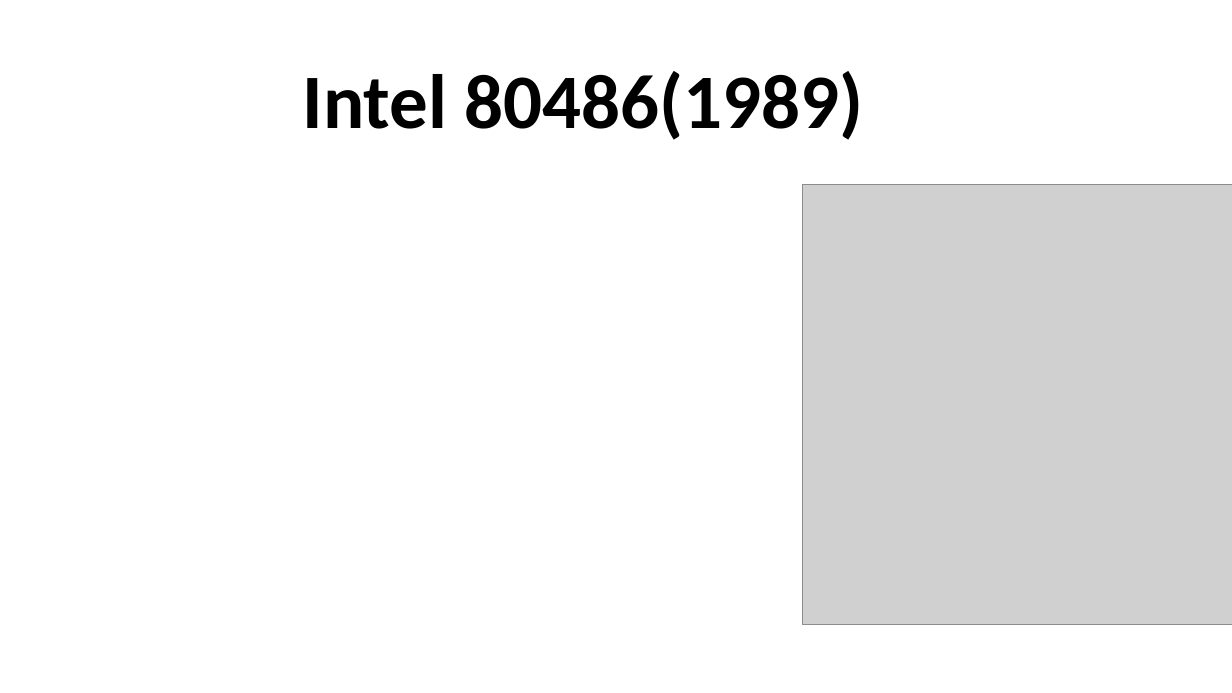
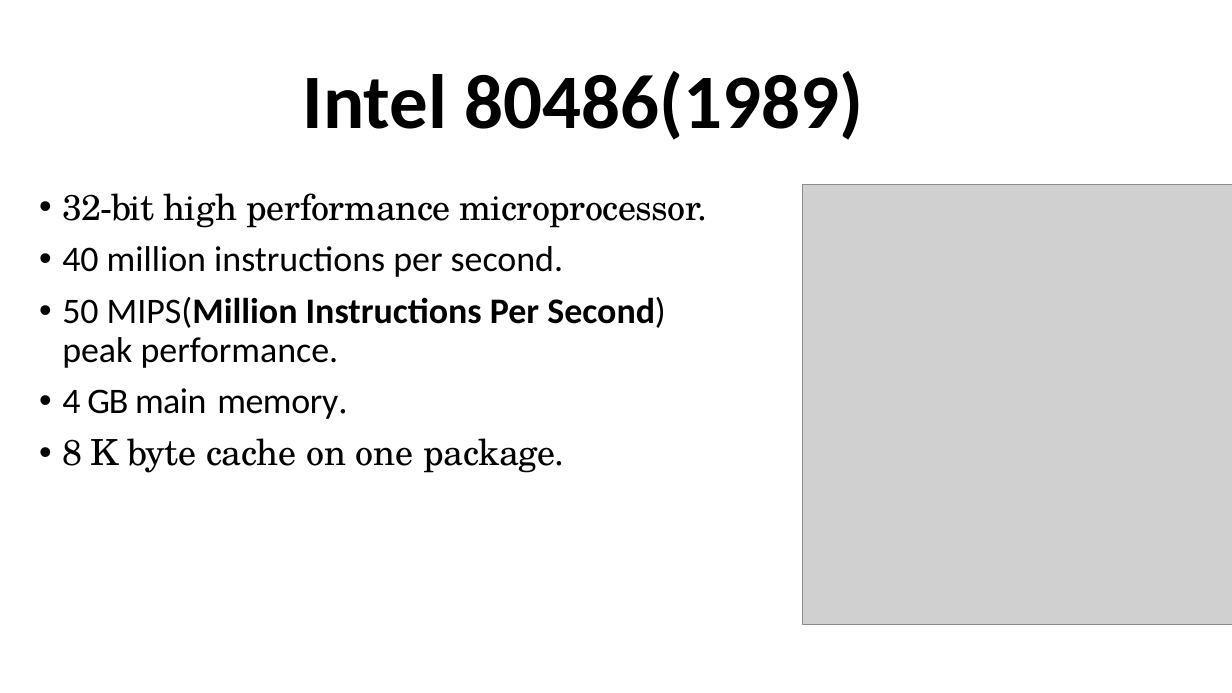
Before and after one commit to MENAGAMM/-JAVA-CODING, a slide deck: slide 12 of Microprocessor.pptx. Drawn at 1232x693 pixels with LibreOffice and Linux fonts; fonts in the diff are those of the drawing; grey boxes stand for pictures. Boxes give left, top, right and bottom in pixels: in the first picture for what was removed or moved away, otherwise in the second. Text is boxed around its words. In the diff, an @@ line names an element or a change of style, - is before the commit and + after.

```diff
--- a/Microprocessor.pptx
+++ b/Microprocessor.pptx
@@ text added at (62, 193, 708, 473), 28 pt, text #000000 @@
+• 32-bit high performance microprocessor.
+• 40 million instructions per second.
+• 50 MIPS(Million Instructions Per Second) peak performance.
+• 4 GB main memory.
+• 8 K byte cache on one package.
```
Also in this commit, not shown: 6 other slides changed, 5 slides added.
